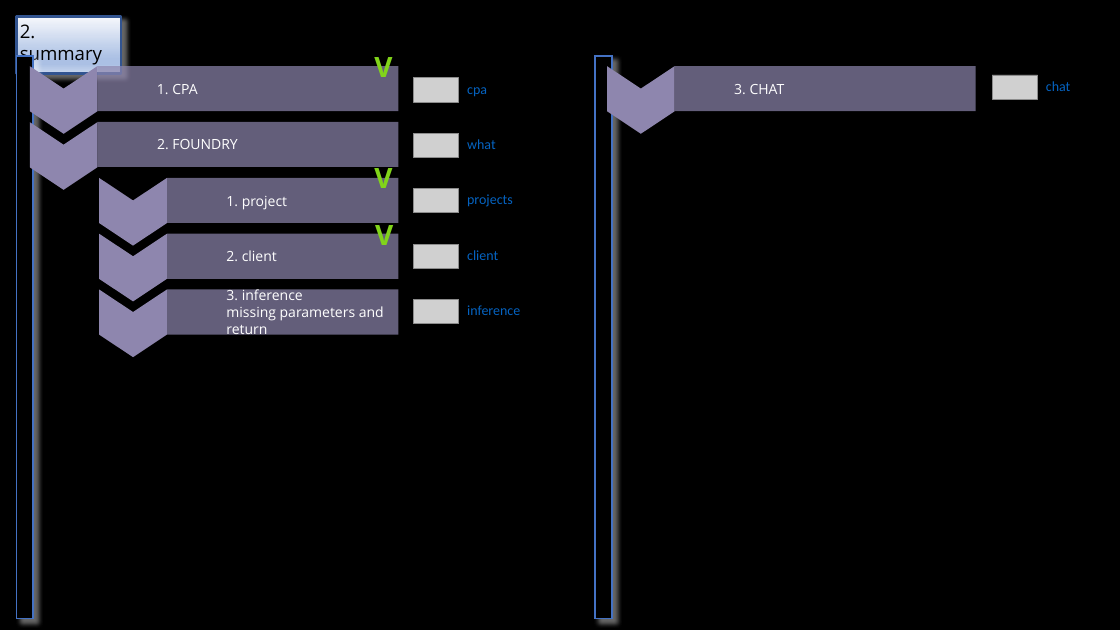
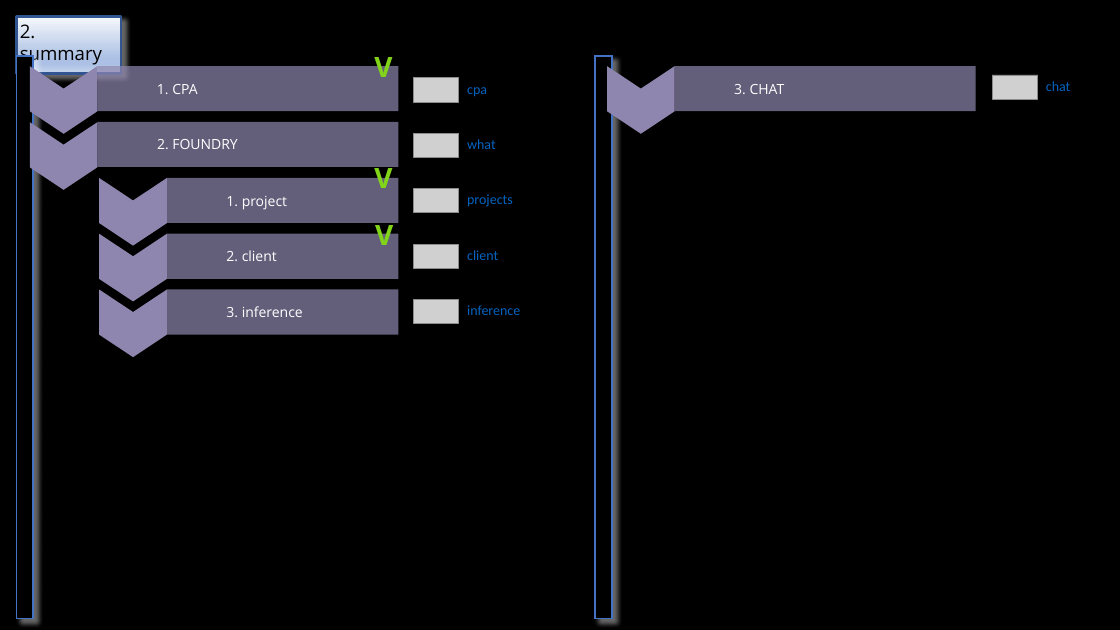
Before and after one commit to 1010836/portfolio, a slide deck: slide 4 of foundry/foundry.odp. Drawn at 1120x630 pixels with LibreOffice and Linux fonts; fonts in the diff are those of the drawing; grey boxes stand for pictures. Boxes give left, top, right and bottom in pixels: in the first picture for what was removed or moved away, otherwise in the second. Text is boxed around its words. In the diff, an @@ line names an element or a change of style, - is before the commit and + after.

```diff
--- a/foundry/foundry.odp
+++ b/foundry/foundry.odp
@@ text in rounded rectangle at (x1=226, y1=306, x2=303, y2=317): text changed @@
-3. inference
-missing parameters and return
+3. inference
```
Also in this commit, not shown: 2 other slides changed, 1 other file.
